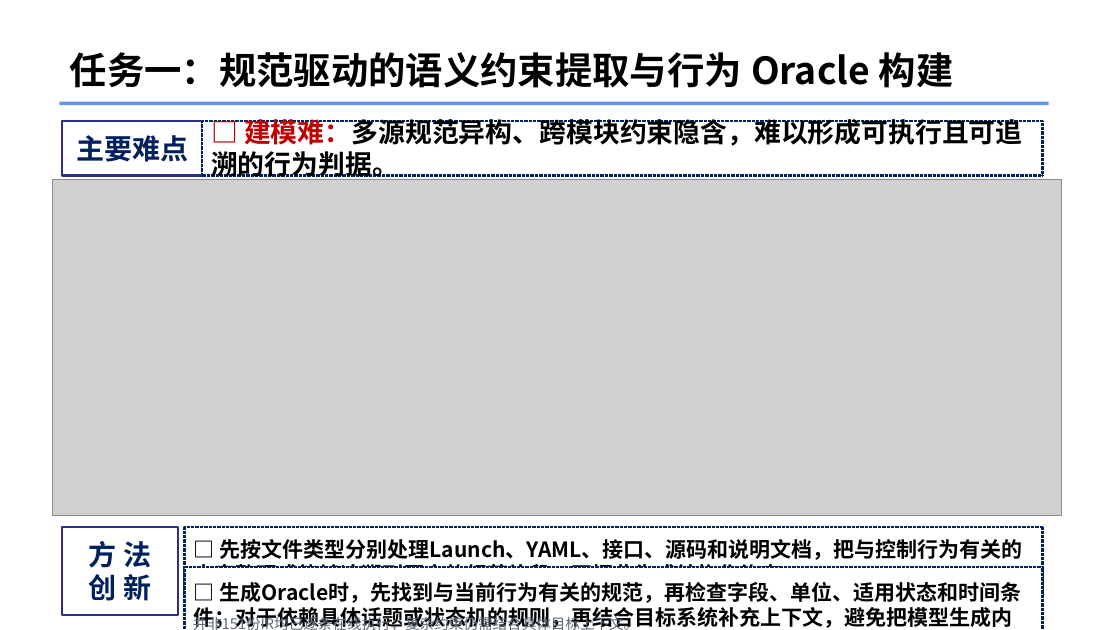
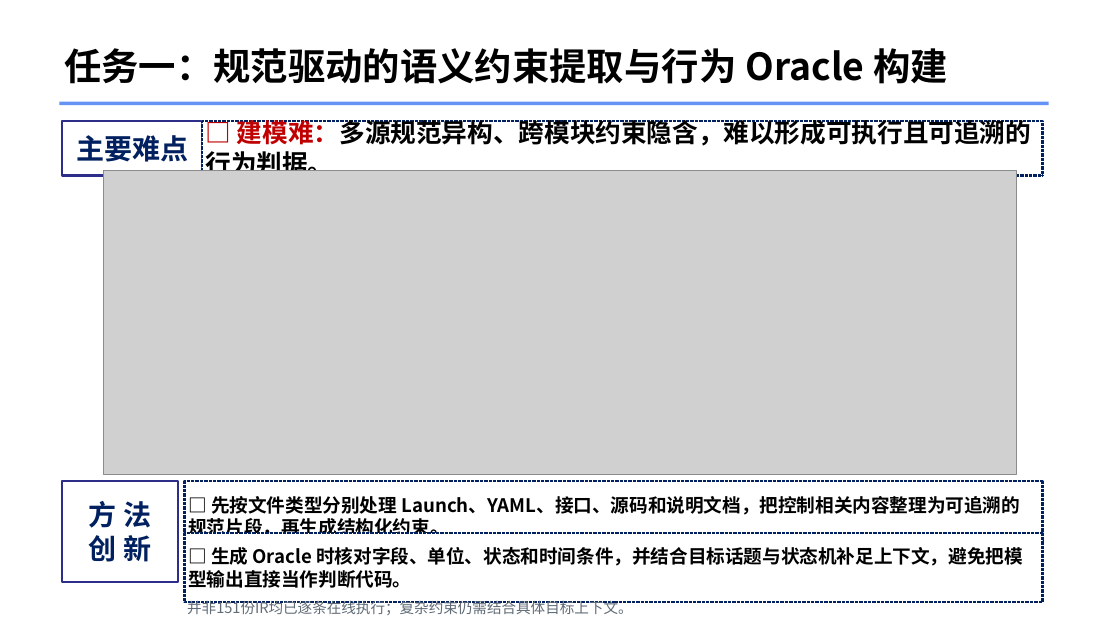
Before and after one commit to 147258369ymc/robofuzz-jazzy, a slide deck: slide 5 of 人才项目/PPT_第2-3部分/拔尖人才项目阶段进展汇报_RoboFuzz_第2-3部分.pptx. Drawn at 1120x630 pixels with LibreOffice and Linux fonts; fonts in the diff are those of the drawing; grey boxes stand for pictures. Boxes give left, top, right and bottom in pixels: in the first picture for what was removed or moved away, otherwise in the second. Text is boxed around its words. In the diff, an @@ line names an element or a change of style, - is before the commit and + after.

Commit message:
fix: polish RoboFuzz PPT layout and rendering

```diff
--- a/人才项目/PPT_第2-3部分/拔尖人才项目阶段进展汇报_RoboFuzz_第2-3部分.pptx
+++ b/人才项目/PPT_第2-3部分/拔尖人才项目阶段进展汇报_RoboFuzz_第2-3部分.pptx
@@ text "任务一：规范驱动的语义约束提取与行为 Oracle 构建": place and size @@
-text "任务一：规范驱动的语义约束提取与行为 Oracle 构建" at (70,52,954,88)
+text "任务一：规范驱动的语义约束提取与行为 Oracle 构建" at (64,48,948,84)
@@ rectangle "□ 建模难：多源规范异构、跨模块约束隐含，难以形成可执行且可追溯的行为判据。" at (202,121,1043,176): size 23 to 22 pt @@
@@ picture: place and size @@
-picture at (53,179,1062,515)
+picture at (103,171,1017,475)
@@ rectangle "方 法": place and size @@
-rectangle "方 法" at (62,528,178,615)
+rectangle "方 法" at (62,481,178,582)
@@ rectangle "□ 先按文件类型分别处理 Launch、YAML、接口、源码和说明文档，把控制相关内容整理为可追溯的规范片段，再生成结构 ...": place and size @@
-rectangle "□ 先按文件类型分别处理 Launch、YAML、接口、源码和说明文档，把控制相关内容整理为可追溯的规范片段，再生成结构 ..." at (185,528,1044,597)
+rectangle "□ 先按文件类型分别处理 Launch、YAML、接口、源码和说明文档，把控制相关内容整理为可追溯的规范片段，再生成结构 ..." at (185,481,1044,550)
@@ text in rectangle at (188,496,1020,534): text changed; size 18 to 16 pt @@
-□ 先按文件类型分别处理Launch、YAML、接口、源码和说明文档，把与控制行为有关的内容整理成能够追溯到原文的规范片段，再据此生成结构化约束。
+□ 先按文件类型分别处理 Launch、YAML、接口、源码和说明文档，把控制相关内容整理为可追溯的规范片段，再生成结构化约束。
@@ rectangle "□ 生成 Oracle 时核对字段、单位、状态和时间条件，并结合目标话题与状态机补足上下文，避免把模型输出直接当作判断代 ...": place and size @@
-rectangle "□ 生成 Oracle 时核对字段、单位、状态和时间条件，并结合目标话题与状态机补足上下文，避免把模型输出直接当作判断代 ..." at (185,567,1044,630)
+rectangle "□ 生成 Oracle 时核对字段、单位、状态和时间条件，并结合目标话题与状态机补足上下文，避免把模型输出直接当作判断代 ..." at (185,534,1044,602)
@@ text in rectangle at (188,547,1023,588): text changed; size 18 to 16 pt @@
-□ 生成Oracle时，先找到与当前行为有关的规范，再检查字段、单位、适用状态和时间条件；对于依赖具体话题或状态机的规则，再结合目标系统补充上下文，避免把模型生成内容直接当作最终判断代码。
+□ 生成 Oracle 时核对字段、单位、状态和时间条件，并结合目标话题与状态机补足上下文，避免把模型输出直接当作判断代码。
@@ text "并非151份IR均已逐条在线执行；复杂约束仍需结合具体目标上下文。": place and size @@
-text "并非151份IR均已逐条在线执行；复杂约束仍需结合具体目标上下文。" at (193,614,639,630)
+text "并非151份IR均已逐条在线执行；复杂约束仍需结合具体目标上下文。" at (187,601,633,615)
```
Also in this commit, not shown: 3 other slides changed, 3 other files.
